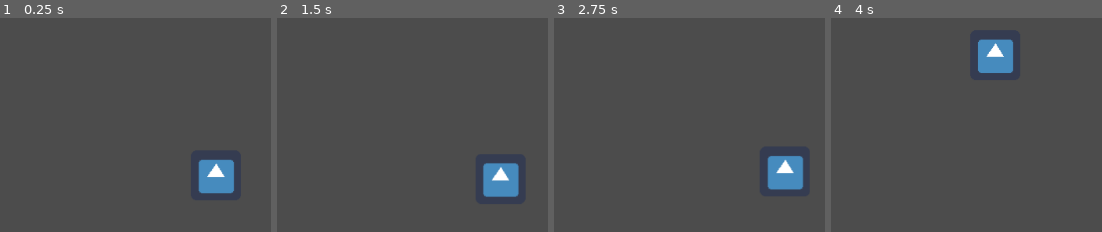
Above: before the commit, frames 1-4 (left to right).
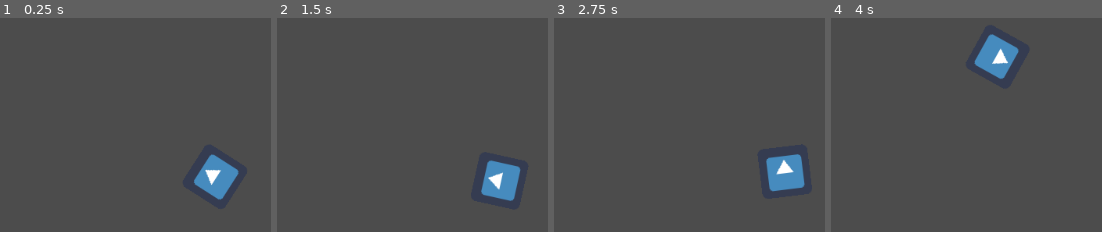
Above: after the commit, the same moments.

Repository: Littlerun-Bastion/Soulless-Steel
Game: Godot game, scene res://game/arena/Arena.tscn
The game is run twice, just before and just after one commit, with the same random seed, the same clock (stepped at 60 frames per second) and the same inputs. The engine's default icon, where the game draws it, is replaced by a stand-in: a white triangle on a blue panel in a dark square.
Inputs (mouse positions are in pixels of both pictures, inside the frame that each line leads up to):
- Up to frame 1 (0.25 s): no input
- Up to frame 2 (1.5 s): move the mouse to (outside the picture) at 0.52 s; hold D (right) 0.53-1.28 s; hold F (honk) 0.53-1.28 s; move the mouse to (outside the picture) at 1.27 s; hold S (down) from 1.28 s (still down); tap F (honk) at 1.35 s
- Up to frame 3 (2.75 s): move the mouse to (outside the picture) at 2.02 s; release S (down) at 2.03 s; hold D (right) from 2.03 s (still down); hold F (honk) from 2.03 s (still down)
- Up to frame 4 (4 s): move the mouse to (923, 195) at 2.77 s; release D (right) at 2.78 s; release F (honk) at 2.78 s; hold W (up) 2.78-3.53 s; tap F (honk) at 2.85 s; move the mouse to (outside the picture) at 3.52 s; hold A (left) from 3.53 s (still down); hold F (honk) from 3.53 s (still down)

The runs differ from the first frame. In frame 1, 1.0% of the frame differs, in the area x 71-89%, y 63-86%; in frame 2, 0.8%; in frame 3, 0.4%; in frame 4, 1.1%, in the area x 52-70%, y 7-29%.

Commit message:
Added rotation to mechas (instant for now)

Diff:
--- a/project/game/mecha/Mecha.gd
+++ b/project/game/mecha/Mecha.gd
@@ -3,5 +3,6 @@
 
 var max_speed = 200
 var friction = 0.1
-var acceleration = 0.1
+var move_acc = 0.1
+var rotation_acc = 0.1
 var velocity = Vector2()
--- a/project/game/mecha/Player.gd
+++ b/project/game/mecha/Player.gd
@@ -6,14 +6,21 @@
 	setup()
 
 func _physics_process(_delta):
+	#Movement
 	var direction = get_input()
 
 	if direction.length() > 0:
-		velocity = lerp(velocity, direction.normalized() * max_speed, acceleration)
+		velocity = lerp(velocity, direction.normalized() * max_speed, move_acc)
 	else:
 		velocity = lerp(velocity, Vector2.ZERO, friction)
 
 	velocity = move_and_slide(velocity)
+
+	#Rotation
+	var mouse_pos = get_global_mouse_position()
+	var target_rot = rad2deg(global_position.angle_to_point(mouse_pos)) - 90
+	rotation_degrees = target_rot
+	#rotation_degrees = lerp(rotation_degrees, target_rot, rotation_acc)
 
 
 func _input(event):
